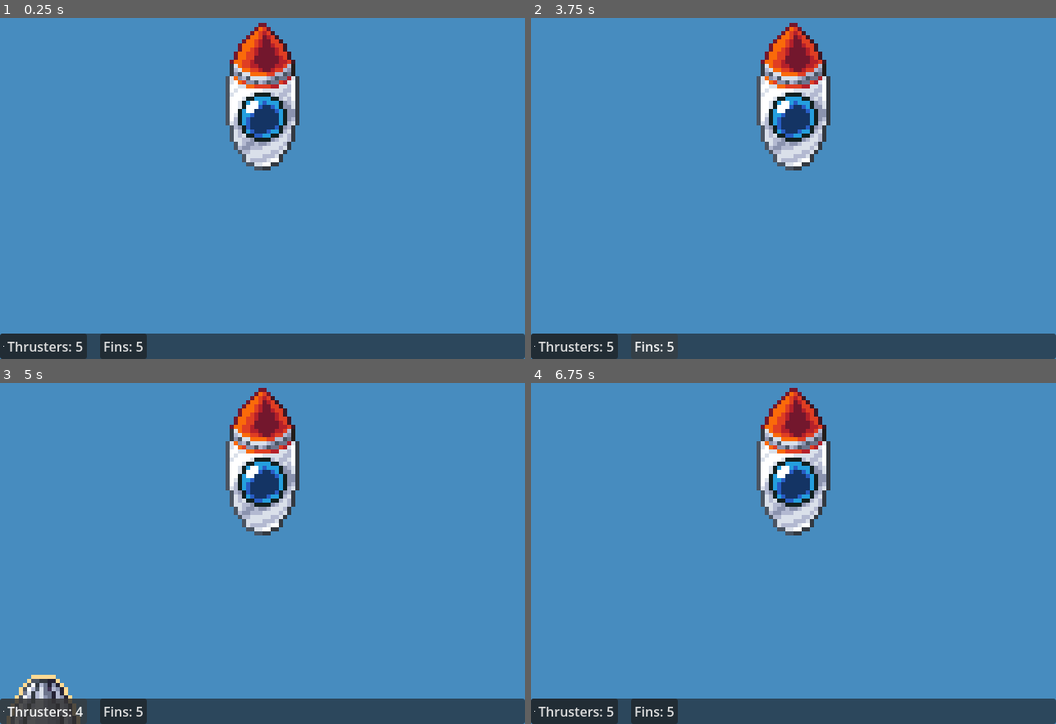
Above: before the commit, frames 1-4 (two rows, left to right).
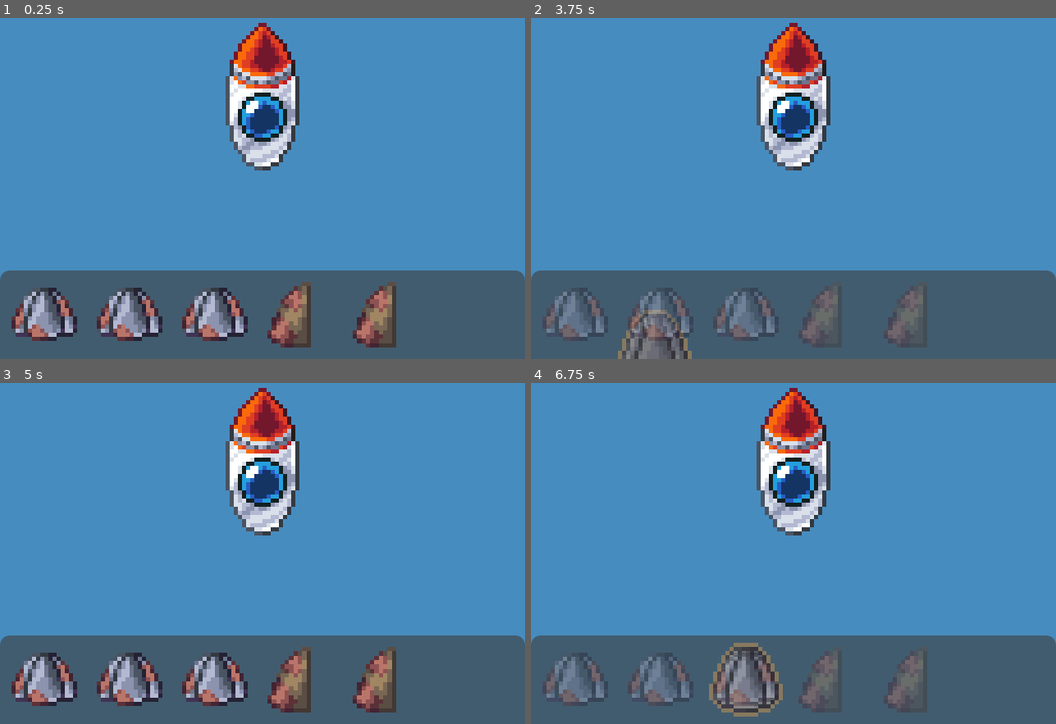
Above: after the commit, the same moments.

Repository: kingAJK30/gmtk-26
Game: Godot game, scene res://scenes/game.tscn
The game is run twice, just before and just after one commit, with the same random seed, the same clock (stepped at 60 frames per second) and the same inputs. The engine's default icon, where the game draws it, is replaced by a stand-in: a white triangle on a blue panel in a dark square.
Inputs (mouse positions are in pixels of both pictures, inside the frame that each line leads up to):
- Up to frame 1 (0.25 s): no input
- Up to frame 2 (3.75 s): click (573, 345) at 0.5 s, where only the run before the commit has a clickable "Thrusters: 5"; click (573, 345) at 1.25 s, where only the run before the commit has a clickable "Thrusters: 4"; click (573, 314) at 2.02 s; click (657, 345) at 2.75 s, where only the run before the commit has a clickable "Fins: 5"; click (657, 345) at 3.5 s, where only the run before the commit has a clickable "Fins: 4"
- Up to frame 3 (5 s): click (42, 710) at 4.25 s, where only the run before the commit has a clickable "Thrusters: 5"
- Up to frame 4 (6.75 s): click (662, 679) at 5.02 s; click (657, 710) at 5.75 s, where only the run before the commit has a clickable "Fins: 5"; click (746, 679) at 6.52 s

The runs differ from the first frame. In frame 1, 21% of the frame differs, in the area x 0-100%, y 74-100%; in frame 2, 21%; in frame 3, 21%; in frame 4, 21%.

Commit message:
added rocket building system

Diff:
--- /dev/null
+++ b/resources/fin_a.tres
@@ -0,0 +1,16 @@
+[gd_resource type="Resource" script_class="PartData" format=3 uid="uid://dbqvwrq4tpg5q"]
+
+[ext_resource type="Script" uid="uid://dug2lpgjtu0v" path="res://scripts/part_data.gd" id="1_0swyu"]
+[ext_resource type="Texture2D" uid="uid://cqmh7ek2kpyhp" path="res://assets/textures/RocketParts.png" id="1_oh7r2"]
+[ext_resource type="PackedScene" uid="uid://d2theip2q6oh6" path="res://scenes/fin.tscn" id="2_3srxo"]
+
+[sub_resource type="AtlasTexture" id="AtlasTexture_rsaoc"]
+atlas = ExtResource("1_oh7r2")
+region = Rect2(41, 8, 10, 15)
+
+[resource]
+script = ExtResource("1_0swyu")
+display_name = "Fin Alpha"
+scene = ExtResource("2_3srxo")
+icon = SubResource("AtlasTexture_rsaoc")
+metadata/_custom_type_script = "uid://dug2lpgjtu0v"
--- /dev/null
+++ b/resources/thruster_a.tres
@@ -0,0 +1,16 @@
+[gd_resource type="Resource" script_class="PartData" format=3 uid="uid://dxf6txovbq6qm"]
+
+[ext_resource type="Script" uid="uid://dug2lpgjtu0v" path="res://scripts/part_data.gd" id="1_8ssk2"]
+[ext_resource type="Texture2D" uid="uid://cqmh7ek2kpyhp" path="res://assets/textures/RocketParts.png" id="1_fyj0f"]
+[ext_resource type="PackedScene" uid="uid://b5e2tgdgbr1oq" path="res://scenes/thruster.tscn" id="2_fm6px"]
+
+[sub_resource type="AtlasTexture" id="AtlasTexture_fm6px"]
+atlas = ExtResource("1_fyj0f")
+region = Rect2(136, 9, 16, 13)
+
+[resource]
+script = ExtResource("1_8ssk2")
+display_name = "Thruster Alpha"
+scene = ExtResource("2_fm6px")
+icon = SubResource("AtlasTexture_fm6px")
+metadata/_custom_type_script = "uid://dug2lpgjtu0v"
--- a/scenes/game.tscn
+++ b/scenes/game.tscn
@@ -27,6 +27,7 @@
 
 [node name="Camera2D" type="Camera2D" parent="rocket" unique_id=830810304]
 zoom = Vector2(5, 5)
+position_smoothing_speed = 1.0
 
 [node name="Timer" type="Timer" parent="." unique_id=1852348723]
 wait_time = 10.0
--- a/scenes/ui.tscn
+++ b/scenes/ui.tscn
@@ -2,7 +2,14 @@
 
 [ext_resource type="Script" uid="uid://c8v5spned1usu" path="res://scripts/ui.gd" id="1_nt7q6"]
 
-[sub_resource type="CanvasTexture" id="CanvasTexture_xlq6p"]
+[sub_resource type="StyleBoxFlat" id="StyleBoxFlat_nt7q6"]
+content_margin_left = 10.0
+content_margin_top = 10.0
+content_margin_right = 10.0
+content_margin_bottom = 10.0
+bg_color = Color(0.25, 0.25, 0.25, 0.627451)
+corner_radius_top_left = 12
+corner_radius_top_right = 12
 
 [node name="UI" type="CanvasLayer" unique_id=575252215]
 script = ExtResource("1_nt7q6")
@@ -15,31 +22,31 @@
 grow_horizontal = 2
 grow_vertical = 2
 
-[node name="BottomDock" type="MarginContainer" parent="Control" unique_id=289328490]
+[node name="BottomDock" type="PanelContainer" parent="Control" unique_id=545669674]
+custom_minimum_size = Vector2(0, 100)
 layout_mode = 1
 anchors_preset = 12
 anchor_top = 1.0
 anchor_right = 1.0
 anchor_bottom = 1.0
-offset_top = -30.0
+offset_top = -90.0
 grow_horizontal = 2
 grow_vertical = 0
+theme_override_styles/panel = SubResource("StyleBoxFlat_nt7q6")
 
-[node name="PanelContainer" type="PanelContainer" parent="Control/BottomDock" unique_id=723092847]
+[node name="ScrollContainer" type="ScrollContainer" parent="Control/BottomDock" unique_id=650646639]
+layout_mode = 2
+vertical_scroll_mode = 0
+
+[node name="PartList" type="HBoxContainer" parent="Control/BottomDock/ScrollContainer" unique_id=670370681]
+layout_mode = 2
+size_flags_vertical = 4
+theme_override_constants/separation = 16
+
+[node name="ThrusterButton" type="Button" parent="Control/BottomDock/ScrollContainer/PartList" unique_id=1873452046]
 layout_mode = 2
 
-[node name="MarginContainer" type="MarginContainer" parent="Control/BottomDock/PanelContainer" unique_id=1919982793]
+[node name="FinButton" type="Button" parent="Control/BottomDock/ScrollContainer/PartList" unique_id=599231636]
 layout_mode = 2
 
-[node name="PartList" type="HBoxContainer" parent="Control/BottomDock/PanelContainer/MarginContainer" unique_id=670370681]
-layout_mode = 2
-theme_override_constants/separation = 16
-
-[node name="ThrusterButton" type="Button" parent="Control/BottomDock/PanelContainer/MarginContainer/PartList" unique_id=1873452046]
-layout_mode = 2
-icon = SubResource("CanvasTexture_xlq6p")
-
-[node name="FinButton" type="Button" parent="Control/BottomDock/PanelContainer/MarginContainer/PartList" unique_id=599231636]
-layout_mode = 2
-
-[connection signal="pressed" from="Control/BottomDock/PanelContainer/MarginContainer/PartList/ThrusterButton" to="." method="_on_thruster_button_pressed"]
+[connection signal="pressed" from="Control/BottomDock/ScrollContainer/PartList/ThrusterButton" to="." method="_on_thruster_button_pressed"]
--- /dev/null
+++ b/scripts/part_data.gd
@@ -0,0 +1,6 @@
+class_name PartData
+extends Resource
+
+@export var display_name: String
+@export var scene: PackedScene
+@export var icon: Texture2D
--- a/scripts/ui.gd
+++ b/scripts/ui.gd
@@ -1,56 +1,86 @@
 extends CanvasLayer
 
-const THRUSTER_SCENE = preload("res://scenes/thruster.tscn")
-const FIN_SCENE = preload("res://scenes/fin.tscn")
+# Preload your .tres resource files here!
+const THRUSTER_DATA = preload("res://resources/thruster_a.tres")
+const FIN_DATA = preload("res://resources/fin_a.tres")
 
-@export var thruster_count := 5
-@export var fin_count := 5
+@onready var part_list_container: HBoxContainer = $Control/BottomDock/ScrollContainer/PartList
 
-@onready var thruster_button: Button = $Control/BottomDock/PanelContainer/MarginContainer/PartList/ThrusterButton
-@onready var fin_button: Button = $Control/BottomDock/PanelContainer/MarginContainer/PartList/FinButton
+var inventory: Array[PartData] = []
 
 var currently_dragging_part: RocketPart = null
+var active_item_index: int = -1
 
 func _ready() -> void:
-	thruster_button.pressed.connect(_on_thruster_pressed)
-	fin_button.pressed.connect(_on_fin_pressed)
-	_update_ui()
+	_setup_starting_inventory()
+	_populate_inventory_ui()
 
-func _update_ui() -> void:
-	thruster_button.text = "Thrusters: %d" % thruster_count
-	fin_button.text = "Fins: %d" % fin_count
+func _setup_starting_inventory() -> void:
+	for i in range(3):
+		inventory.append(THRUSTER_DATA)
 
-	thruster_button.disabled = thruster_count <= 0
-	fin_button.disabled = fin_count <= 0
+	for i in range(2):
+		inventory.append(FIN_DATA)
 
-func _on_thruster_pressed() -> void:
-	if thruster_count > 0 and currently_dragging_part == null:
-		thruster_count -= 1
-		_spawn_part(THRUSTER_SCENE, "thruster")
-		_update_ui()
+func add_part(part_resource: PartData) -> void:
+	inventory.append(part_resource)
+	_populate_inventory_ui()
 
-func _on_fin_pressed() -> void:
-	if fin_count > 0 and currently_dragging_part == null:
-		fin_count -= 1
-		_spawn_part(FIN_SCENE, "fin")
-		_update_ui()
+func _populate_inventory_ui() -> void:
+	for child in part_list_container.get_children():
+		child.queue_free()
 
-func _spawn_part(part_scene: PackedScene, part_type: String) -> void:
+	for i in range(inventory.size()):
+		var item: PartData = inventory[i]
+		var button := Button.new()
+
+		button.icon = item.icon
+		button.expand_icon = true
+		button.flat = true
+
+		button.custom_minimum_size = Vector2(88, 88)
+
+		button.size_flags_vertical = Control.SIZE_SHRINK_CENTER
+
+		button.disabled = (currently_dragging_part != null)
+		button.pressed.connect(_on_item_clicked.bind(i))
+
+		part_list_container.add_child(button)
+
+func _on_item_clicked(index: int) -> void:
+	if currently_dragging_part != null or index < 0 or index >= inventory.size():
+		return
+
+	active_item_index = index
+	var item: PartData = inventory[index]
+	_spawn_part(item.scene)
+
+func _spawn_part(part_scene: PackedScene) -> void:
+	if not part_scene:
+		push_error("Selected PartData is missing an assigned scene in the Inspector!")
+		return
+
 	var new_part: RocketPart = part_scene.instantiate()
 	get_tree().current_scene.add_child(new_part)
+
 	new_part.global_position = new_part.get_global_mouse_position()
 	new_part.start_dragging()
+
 	currently_dragging_part = new_part
-	new_part.part_attached.connect(_on_part_resolved)
+	_populate_inventory_ui()
 
-	new_part.part_cancelled.connect(func():
-		if part_type == "thruster":
-			thruster_count += 1
-		elif part_type == "fin":
-			fin_count += 1
-		_update_ui()
-		_on_part_resolved()
-	)
+	new_part.part_attached.connect(_on_part_attached)
+	new_part.part_cancelled.connect(_on_part_cancelled)
 
-func _on_part_resolved() -> void:
+func _on_part_attached() -> void:
+	if active_item_index != -1 and active_item_index < inventory.size():
+		inventory.remove_at(active_item_index)
+
+	active_item_index = -1
 	currently_dragging_part = null
+	_populate_inventory_ui()
+
+func _on_part_cancelled() -> void:
+	active_item_index = -1
+	currently_dragging_part = null
+	_populate_inventory_ui()
Not shown, added: scripts/part_data.gd.uid
